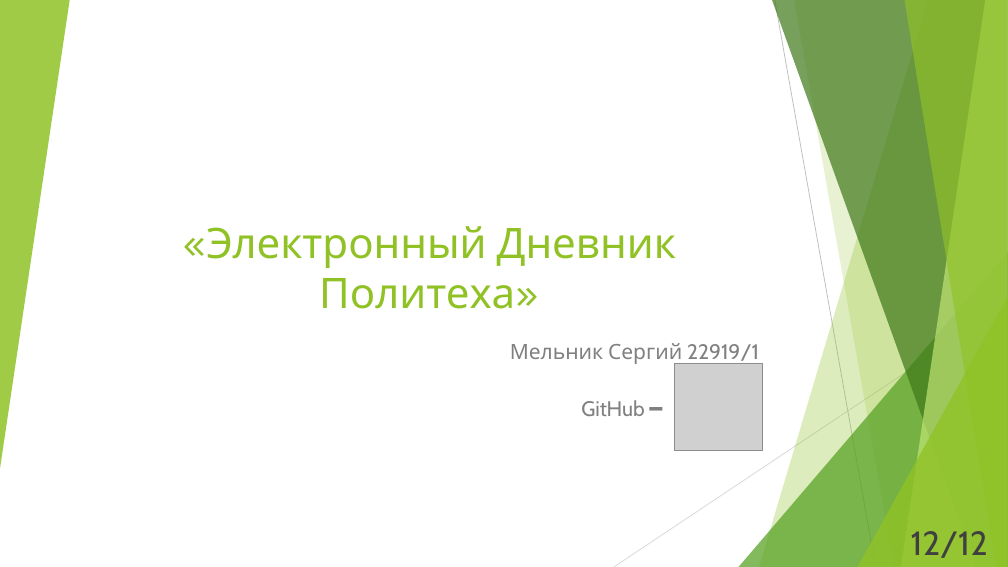
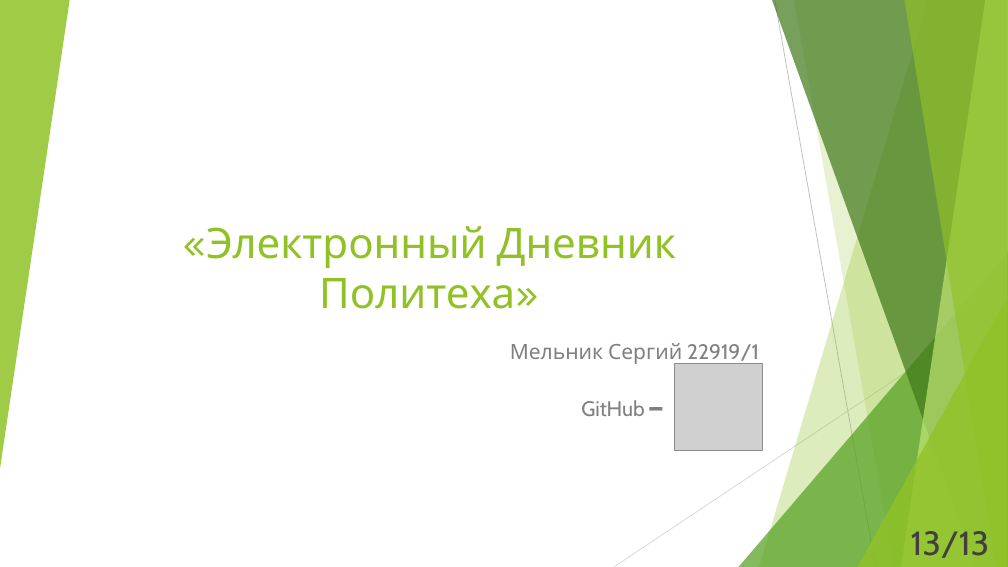
Before and after one commit to AlfaToad/MDK, a slide deck: slide 13 of documents/presentation/Электроный Дневник Политеха.pptx (slide 12 before the commit). Drawn at 1008x567 pixels with LibreOffice and Linux fonts; fonts in the diff are those of the drawing; grey boxes stand for pictures. Boxes give left, top, right and bottom in pixels: in the first picture for what was removed or moved away, otherwise in the second. Text is boxed around its words. In the diff, an @@ line names an element or a change of style, - is before the commit and + after.

```diff
--- a/documents/presentation/Электроный Дневник Политеха.pptx
+++ b/documents/presentation/Электроный Дневник Политеха.pptx
@@ text at bbox=[911, 531, 990, 558]: text changed @@
-12/12
+13/13
```
Also in this commit, not shown: 10 other slides changed, 1 slide added.
